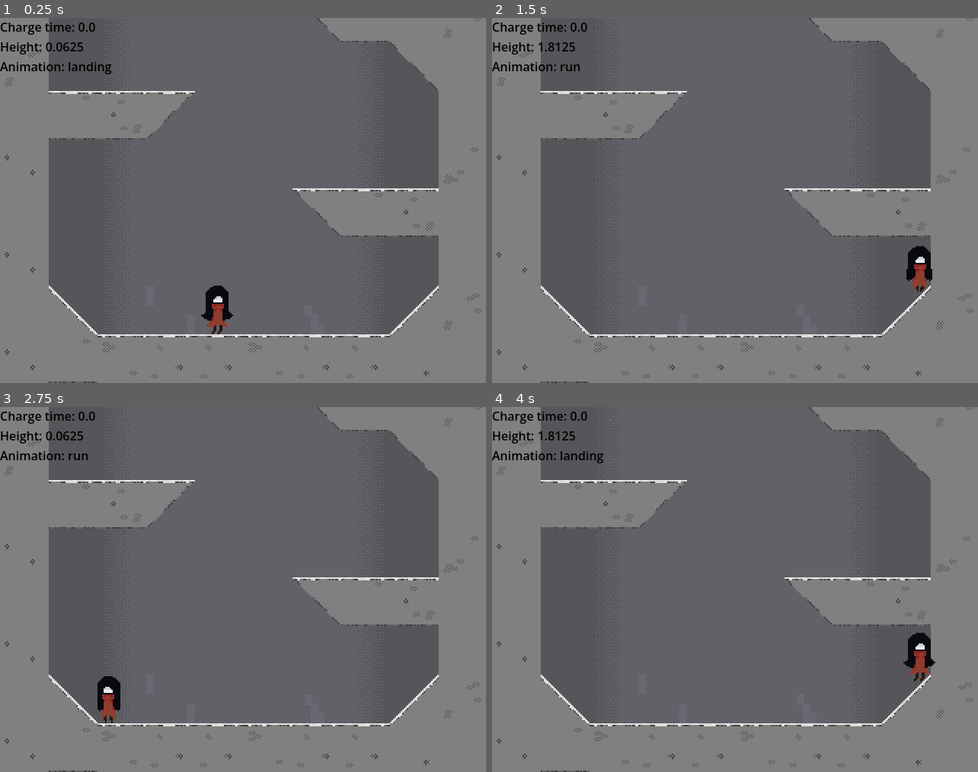
Above: before the commit, frames 1-4 (two rows, left to right).
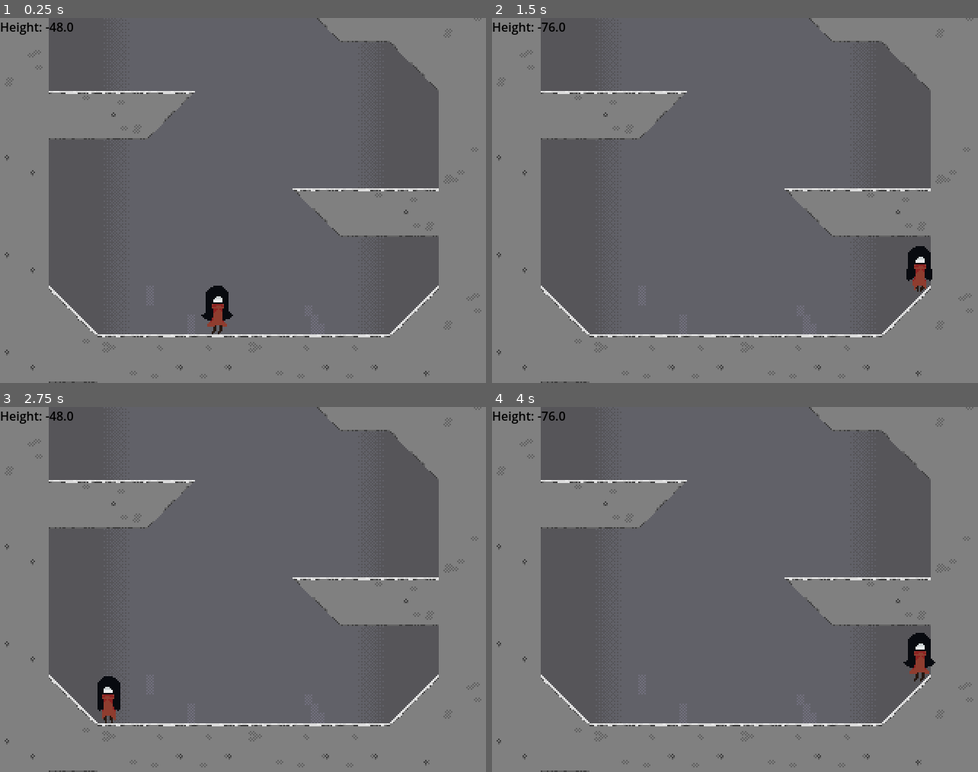
Above: after the commit, the same moments.

Repository: chukchageroj/gamejam
Game: Godot game, scene res://scenes/level_1.tscn
Same seed, same stepped clock (60 frames per second), same inputs: the game is played once before the commit and once after it.
Inputs:
- Up to frame 1 (0.25 s): no input
- Up to frame 2 (1.5 s): hold D (right) from 0.53 s (still down); tap E (interact) at 0.6, 1.35 s; tap Space (jump) at 0.77 s
- Up to frame 3 (2.75 s): tap Space (jump) at 1.52 s; release D (right) at 2.03 s; hold A (left) from 2.03 s (still down); tap E (interact) at 2.1 s
- Up to frame 4 (4 s): release A (left) at 2.78 s; hold D (right) from 2.78 s (still down); tap E (interact) at 2.85, 3.6 s; tap Space (jump) at 3.02, 3.77 s

The runs differ from the first frame. In frame 1, 0.7% of the frame differs, in the area x 0-23%, y 1-16%; in frame 2, 0.6%; in frame 3, 0.6%; in frame 4, 0.7%.

Commit message:
Update level_1.gd

Diff:
--- a/scenes/level_1.gd
+++ b/scenes/level_1.gd
@@ -1,6 +1,5 @@
 extends Node2D
 
-var interact_scene = preload("res://scenes/interact.tscn")
 var can_interact: bool = false
 
 # Called when the node enters the scene tree for the first time.
@@ -9,7 +8,7 @@
 
 # Called every frame. 'delta' is the elapsed time since the previous frame.
 func _process(_delta: float) -> void:
-	$CanvasLayer/Label.text = "Charge time: " + str($Player.charge_time) + "\nHeight: " + str((round($Player.position.y) + 47.0) / -16) + "\nAnimation: " + str($Player/AnimatedSprite2D.animation)
+	$CanvasLayer/Label.text = "Height: " + str((round($Player.position.y)))
 	if $Player.position.y < -8200:
 		$"Borders/2".position.x = 159.0
 	if Input.is_action_just_pressed("interact") and can_interact:
